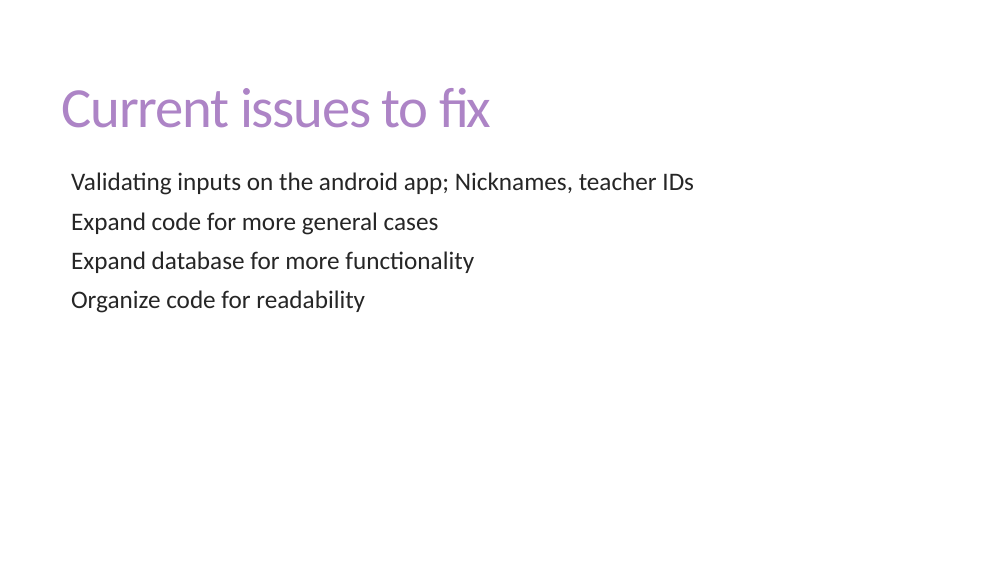
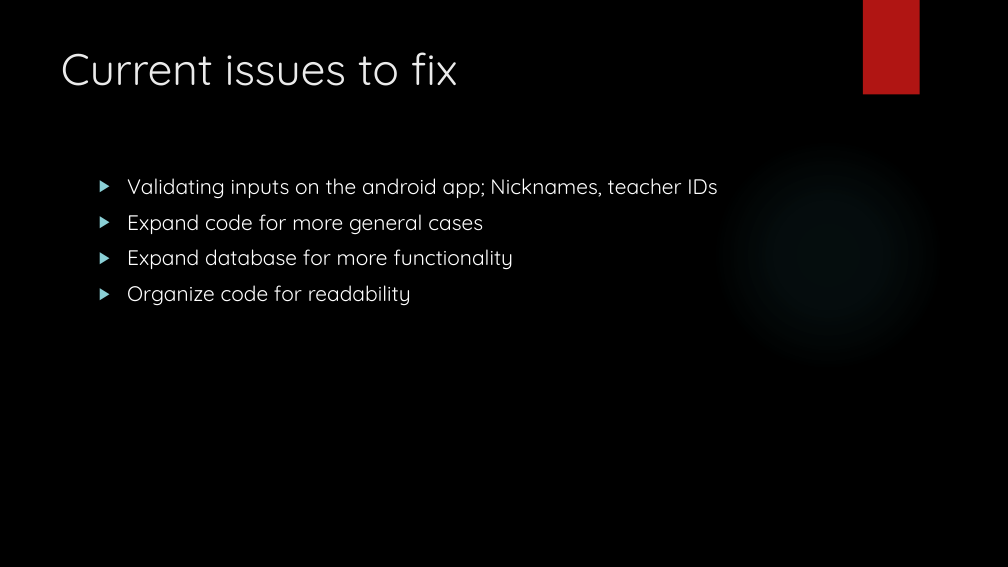
Before and after one commit to DucksDucksDucks/Game_Of_Phones_Design, a slide deck: slide 13 of Presentations/Sprint One Presentation Final.pptx. Drawn at 1008x567 pixels with LibreOffice and Linux fonts; fonts in the diff are those of the drawing; background and template pictures are left out. Boxes give left, top, right and bottom in pixels: in the first picture for what was removed or moved away, otherwise in the second. Text is boxed around its words. In the diff, an @@ line names an element or a change of style, - is before the commit and + after.

```diff
--- a/Presentations/Sprint One Presentation Final.pptx
+++ b/Presentations/Sprint One Presentation Final.pptx
@@ background #FFFFFF to picture (left out) @@
@@ rectangle added at box(863, 0, 920, 95), fill #B01513 @@
@@ title "Current issues to fix" at box(61, 52, 457, 86): size 54 to 42 pt, font Calibri to Quicksand, text colour #AD84C6 to #EBEBEB, letter spacing -1.2 to 0 pt; line spacing 0.85 to 1; vertical alignment middle to top @@
@@ ellipse added at box(712, 138, 944, 371), fill gradient #50B9C1 @@
@@ text "Validating inputs on the android ...": place and size @@
-text "Validating inputs on the android ..." at box(71, 172, 694, 313)
+text "Validating inputs on the android ..." at box(127, 178, 717, 306)
@@ text "Validating inputs on the android ..." at box(127, 178, 717, 306): size 24 to 20 pt, font Calibri to Quicksand, text colour #262626 to #FFFFFF; bullet   to ▶; line spacing 0.85 to 1; less space between paragraphs @@
```
Also in this commit, not shown: 12 other slides changed.
